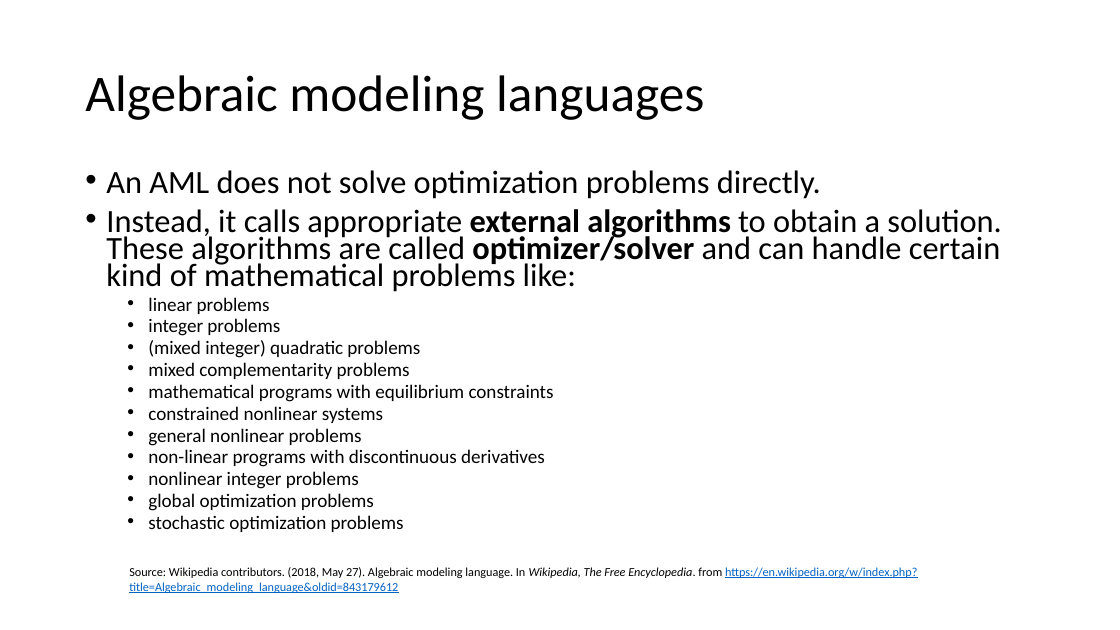
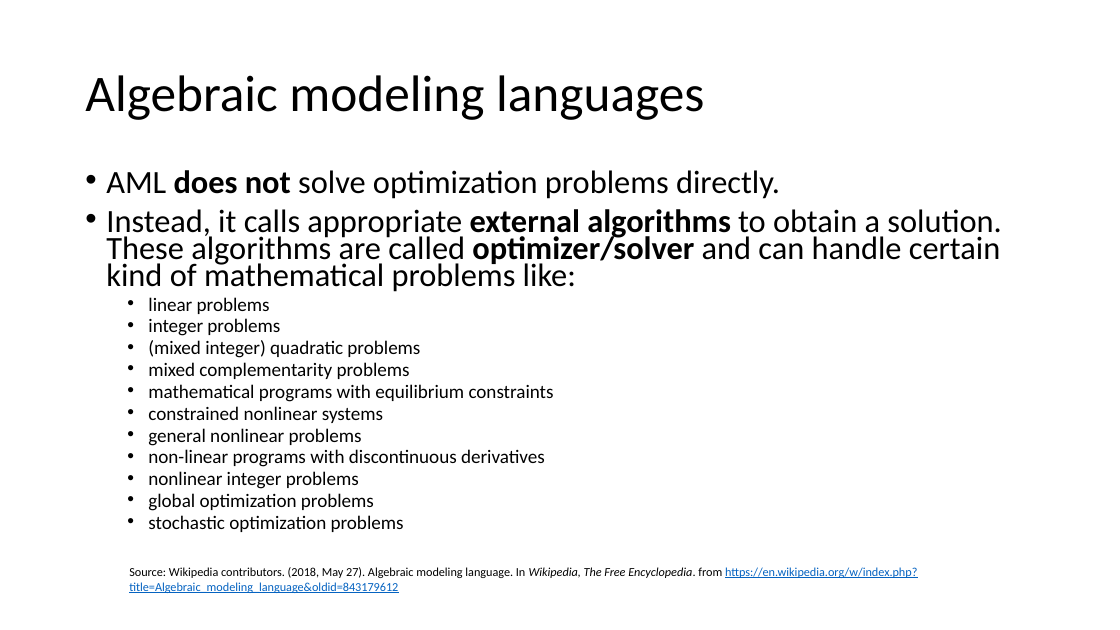
Before and after one commit to shuaiwang88/optimization_modeling_class_using_R_Pyomo, a slide deck: slide 17 of Intro of mathematic modeling for data scientist.pptx. Drawn at 1120x630 pixels with LibreOffice and Linux fonts; fonts in the diff are those of the drawing. Boxes give left, top, right and bottom in pixels: in the first picture for what was removed or moved away, otherwise in the second. Text is boxed around its words. In the diff, an @@ line names an element or a change of style, - is before the commit and + after.

```diff
--- a/Intro of mathematic modeling for data scientist.pptx
+++ b/Intro of mathematic modeling for data scientist.pptx
@@ text at bbox=[106, 170, 780, 199]: text changed @@
-• An AML does not solve optimization problems directly.
+• AML does not solve optimization problems directly.
```
Also in this commit, not shown: 6 other slides changed, 2 slides added, 1 slide removed, 7 other files.
